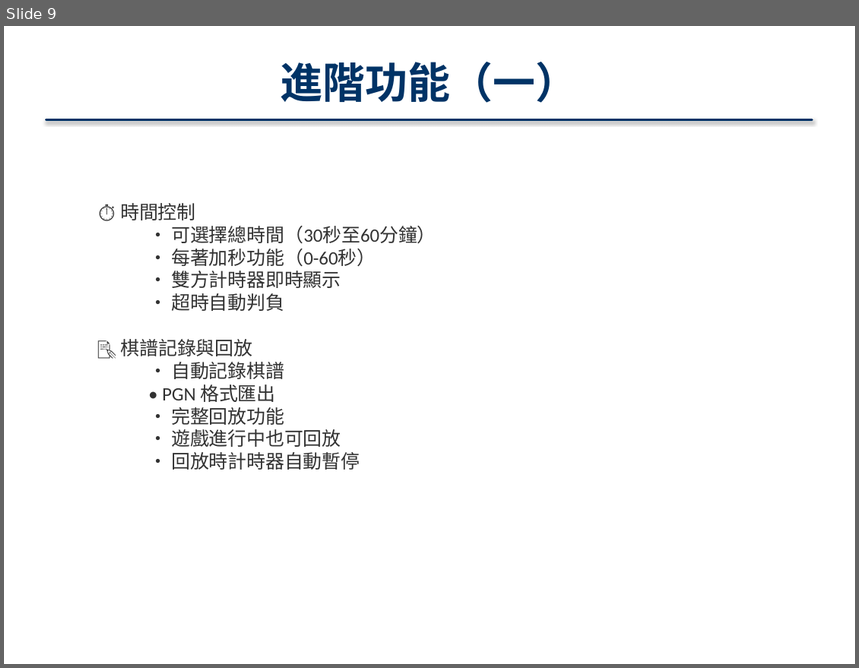
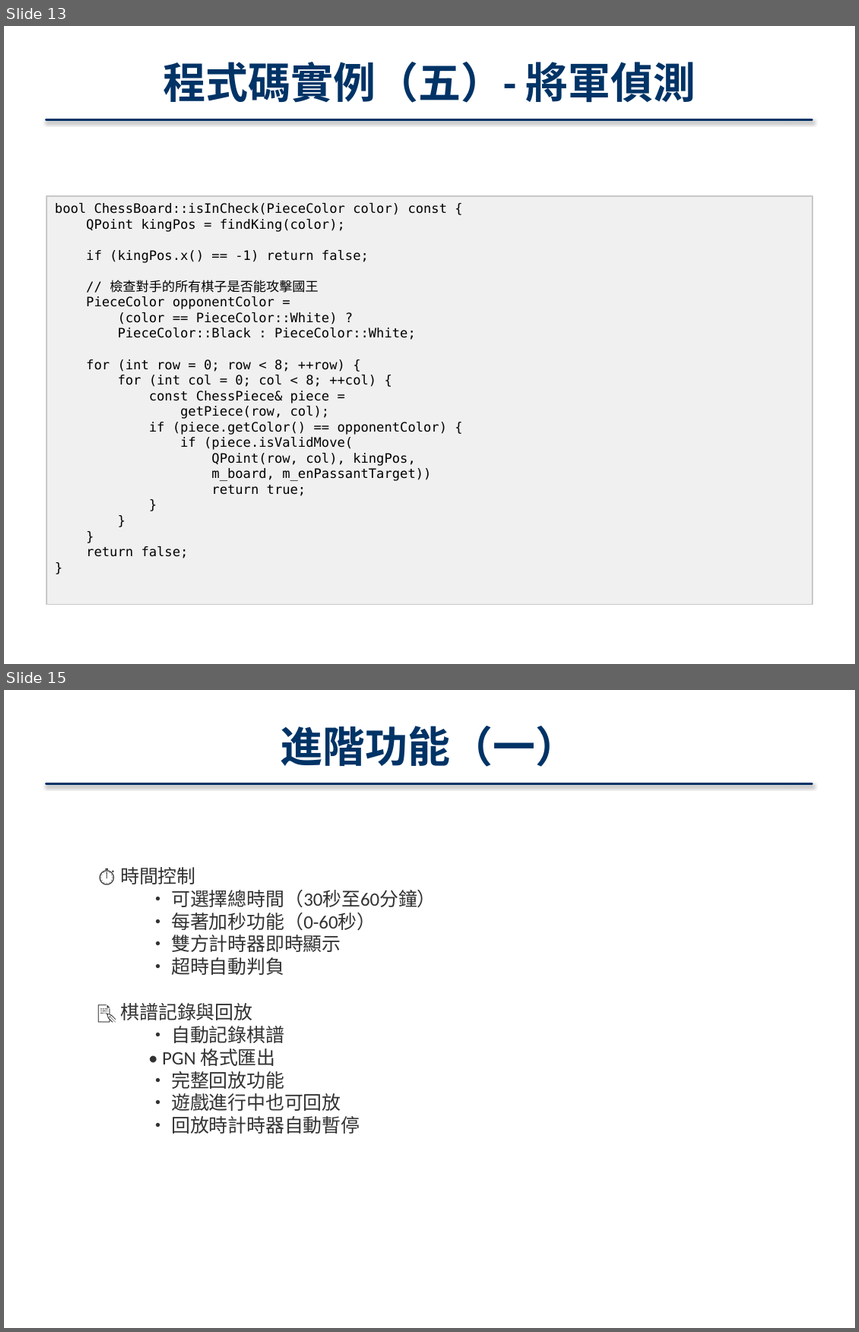
Before and after one commit to 41343112/Qt_11401_8, a slide deck: Qt_Chess_專案報告.pptx. Shown one above the other, each under a label of ours: slide 9 before the commit, slides 13 and 15 after it; the slides between them are not shown. The pictures are 859x668 and 859x1332 pixels, drawn with LibreOffice and Linux fonts; fonts in the diff are those of the drawing. Boxes give left, top, right and bottom in pixels: in the first picture for what was removed or moved away, otherwise in the second. Text is boxed around its words. In the diff, an @@ line names an element or a change of style, - is before the commit and + after.

```diff
--- a/Qt_Chess_專案報告.pptx
+++ b/Qt_Chess_專案報告.pptx
@@ slide 13 added at <box>4,26,855,664</box>, background #FFFFFF @@
@@ text added at <box>163,62,696,103</box>, 36 pt, text #003366, bold @@
+程式碼實例（五）- 將軍偵測
@@ rectangle added at <box>47,119,813,119</box>, fill gradient #3F80CE to #A4C4FF, outline #003366 2 pt @@
@@ rectangle added at <box>47,196,813,605</box>, fill #F0F0F0, outline #C8C8C8 1 pt, 11 pt, text #000000 @@
+bool ChessBoard::isInCheck(PieceColor color) const {
+QPoint kingPos = findKing(color);
+if (kingPos.x() == -1) return false;
+// 檢查對手的所有棋子是否能攻擊國王
+PieceColor opponentColor =
+(color == PieceColor::White) ?
+PieceColor::Black : PieceColor::White;
+for (int row = 0; row < 8; ++row) {
+for (int col = 0; col < 8; ++col) {
+const ChessPiece& piece =
+getPiece(row, col);
+if (piece.getColor() == opponentColor) {
+if (piece.isValidMove(
+QPoint(row, col), kingPos,
+m_board, m_enPassantTarget))
+return true;
+}
+}
+}
+return false;
+}
@@ what was slide 9 is now slide 15 @@
```
Also in this commit, not shown: 2 slides changed, 6 other slides added.
